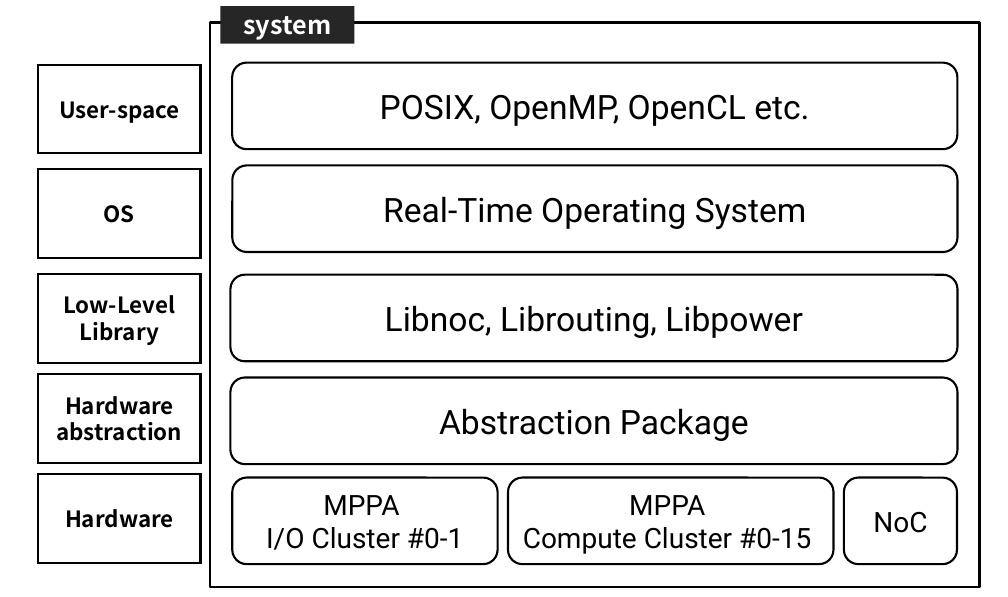
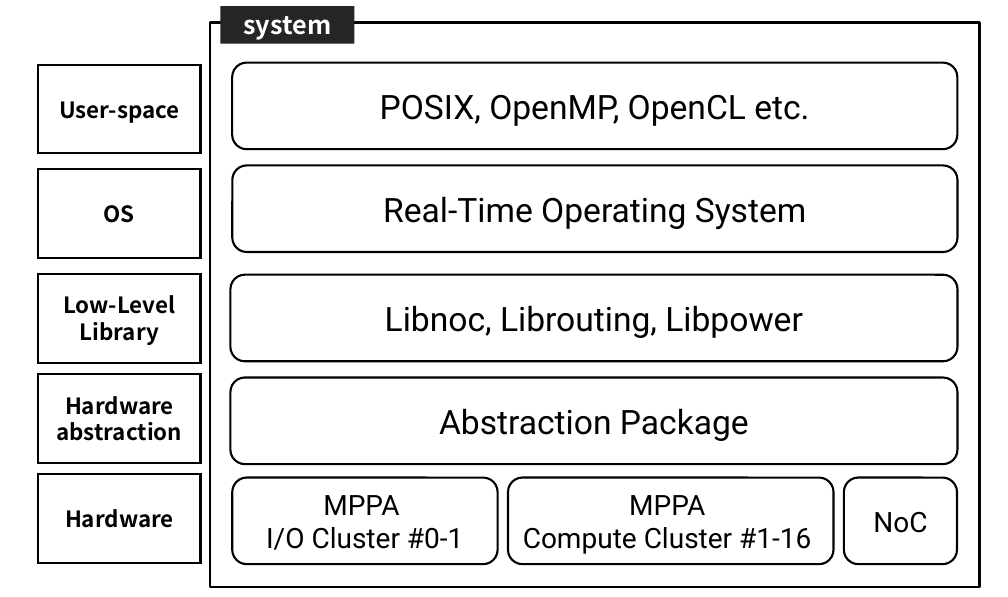
Before and after one commit to m-yuya/ICCD2017, a slide deck: slide 1 of figure/softwarestack.pptx. Drawn at 1008x597 pixels with LibreOffice and Linux fonts; fonts in the diff are those of the drawing. Boxes give left, top, right and bottom in pixels: in the first picture for what was removed or moved away, otherwise in the second. Text is boxed around its words. In the diff, an @@ line names an element or a change of style, - is before the commit and + after.

```diff
--- a/figure/softwarestack.pptx
+++ b/figure/softwarestack.pptx
@@ text in rounded rectangle at bbox=[523, 527, 811, 554]: text changed @@
-Compute Cluster #0-15
+Compute Cluster #1-16
```
Also in this commit, not shown: 2 other files.
